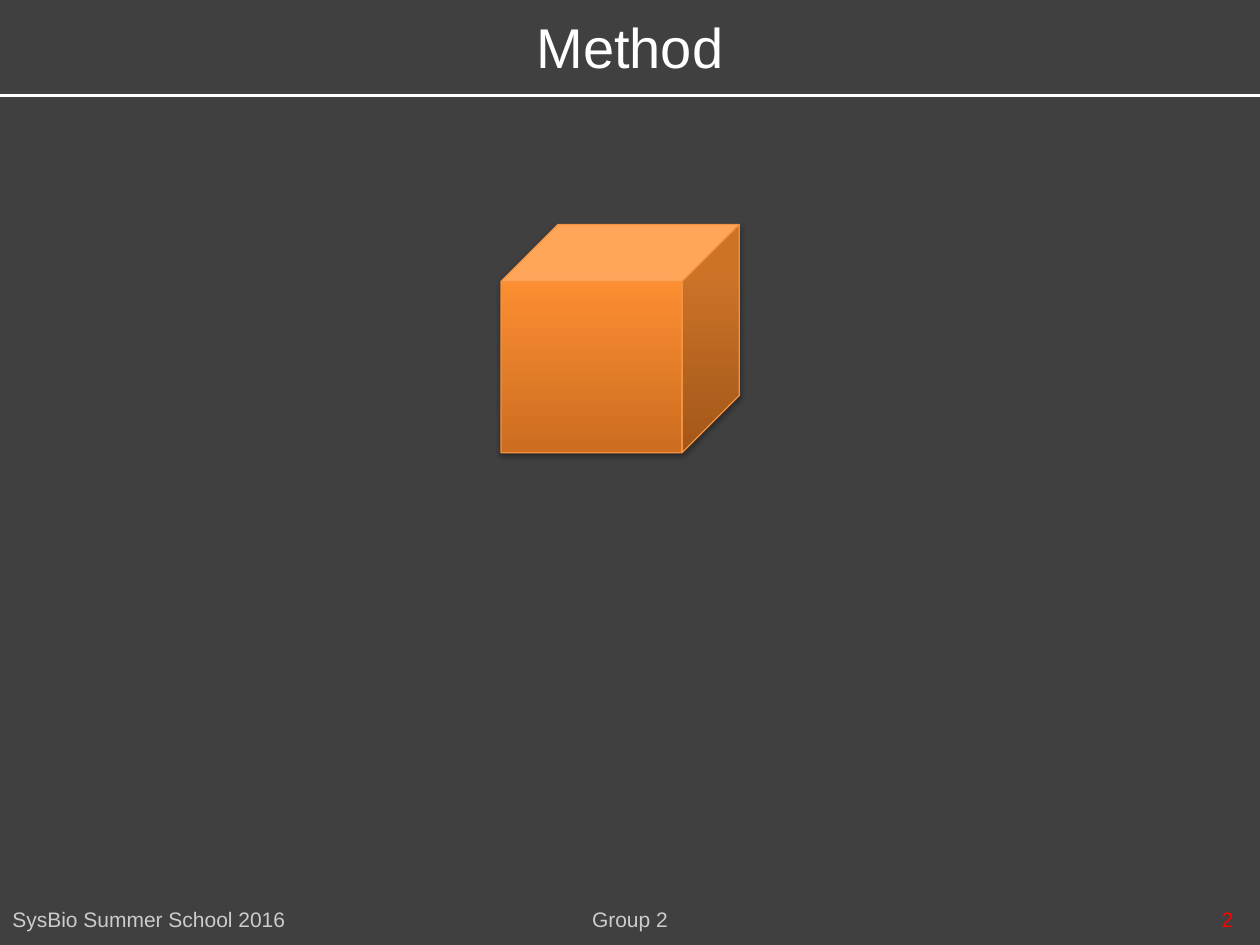
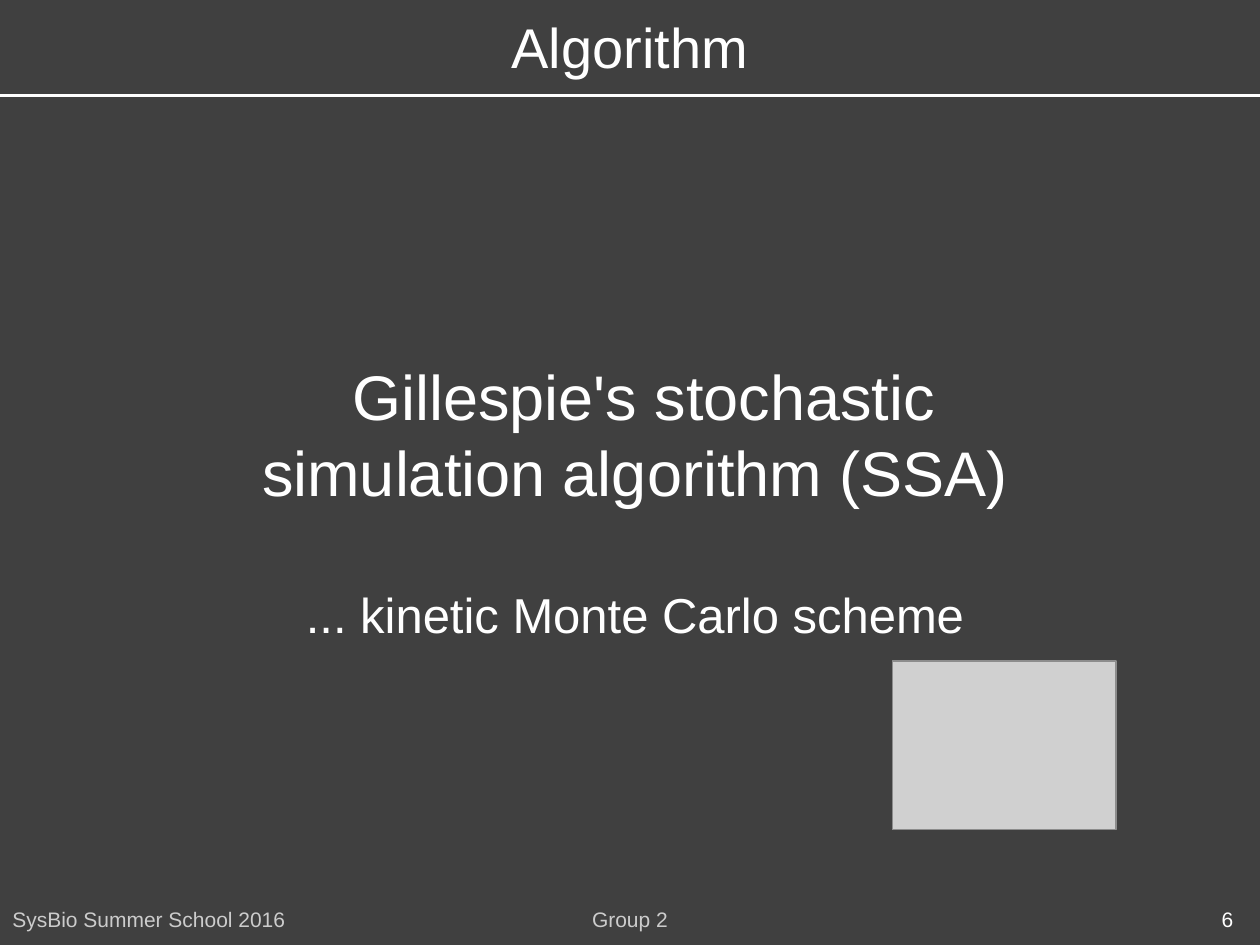
Before and after one commit to FannyGeorgi/SyBioSummerschoolGroup2, a slide deck: slide 6 of SysBioSummerSchoolGroup2.pptx. Drawn at 1260x945 pixels with LibreOffice and Linux fonts; fonts in the diff are those of the drawing; grey boxes stand for pictures. Boxes give left, top, right and bottom in pixels: in the first picture for what was removed or moved away, otherwise in the second. Text is boxed around its words. In the diff, an @@ line names an element or a change of style, - is before the commit and + after.

```diff
--- a/SysBioSummerSchoolGroup2.pptx
+++ b/SysBioSummerSchoolGroup2.pptx
@@ text at [512,27,748,79]: text changed @@
-Method
+Algorithm
@@ cube removed at [501,224,740,452] @@
@@ text added at [262,374,1007,634], 36 pt, text #FFFFFF @@
+Gillespie's stochastic simulation algorithm (SSA)
+... kinetic Monte Carlo scheme
@@ picture added at [892,662,1116,830] @@
@@ text at [1222,912,1234,927]: text changed; text colour #FF0000 to #FFFFFF @@
-2
+6
```
Also in this commit, not shown: 9 other slides changed, 5 slides added, 1 slide removed, 4 other files.
